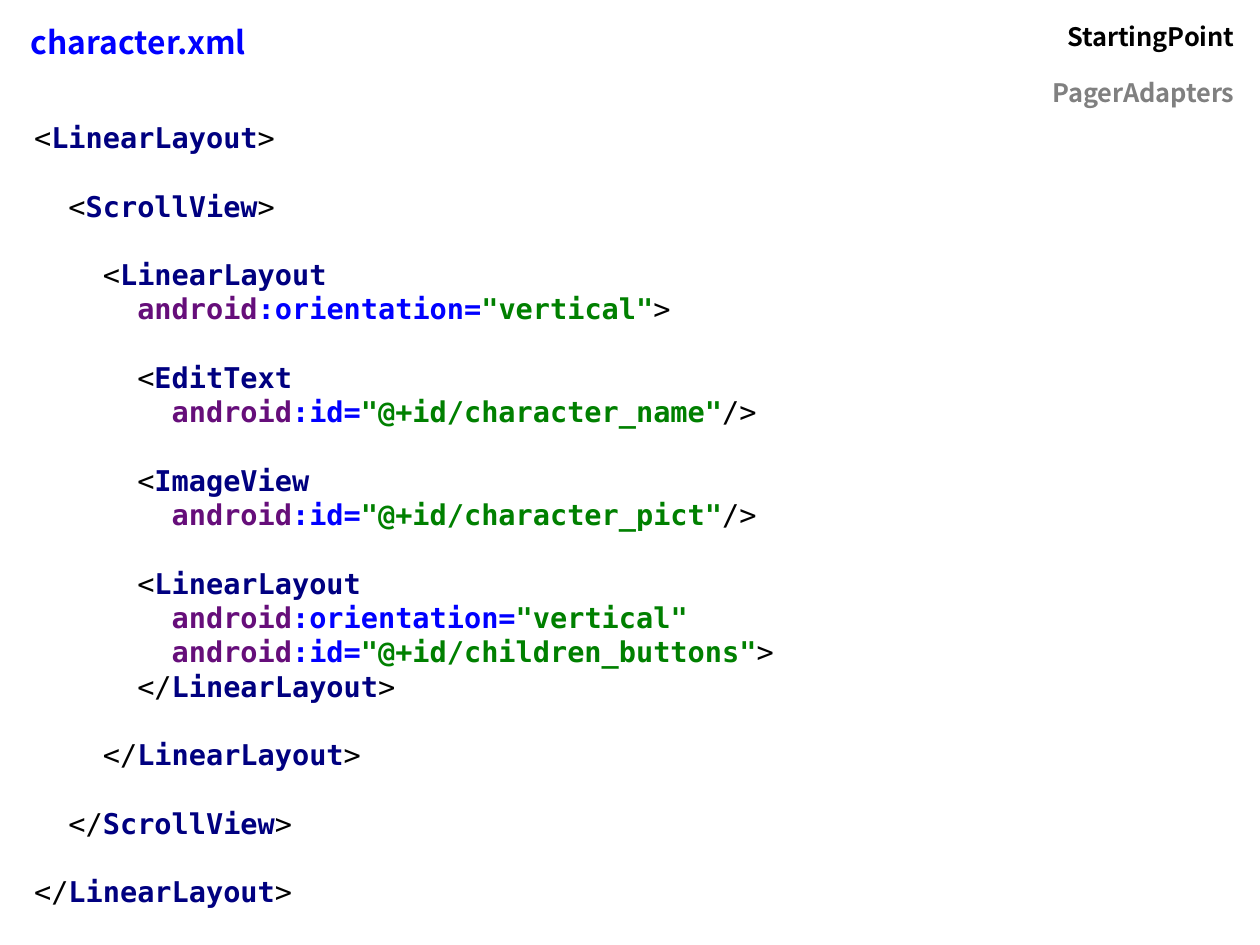
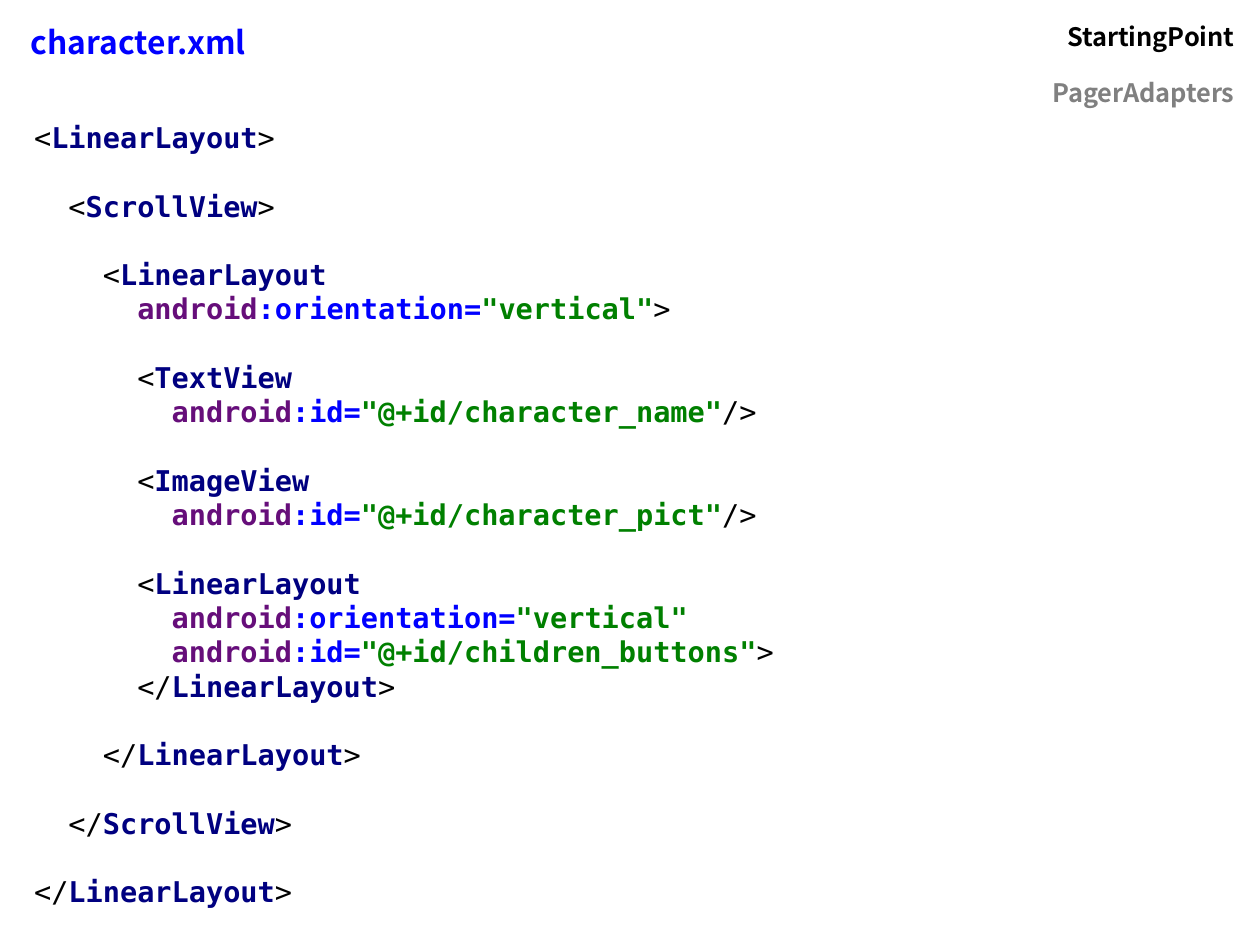
Before and after one commit to flocela/PagerAdaptersHandouts, a slide deck: slide 3 of PagerAdapterPresentation.odp (slide 2 before the commit). Drawn at 1260x945 pixels with LibreOffice and Linux fonts; fonts in the diff are those of the drawing. Boxes give left, top, right and bottom in pixels: in the first picture for what was removed or moved away, otherwise in the second. Text is boxed around its words. In the diff, an @@ line names an element or a change of style, - is before the commit and + after.

```diff
--- a/PagerAdapterPresentation.odp
+++ b/PagerAdapterPresentation.odp
@@ text at (34, 125, 757, 531): text changed @@
-<LinearLayout>
-<ScrollView>
-<LinearLayout
-android:orientation="vertical">
-<EditText
-android:id="@+id/character_name"/>
-<ImageView
-android:id="@+id/character_pict"/>
+<LinearLayout>
+<ScrollView>
+<LinearLayout
+android:orientation="vertical">
+<TextView
+android:id="@+id/character_name"/>
+<ImageView
+android:id="@+id/character_pict"/>
```
Also in this commit, not shown: 10 other slides changed, 6 slides added, 8 slides removed, 3 other files.
